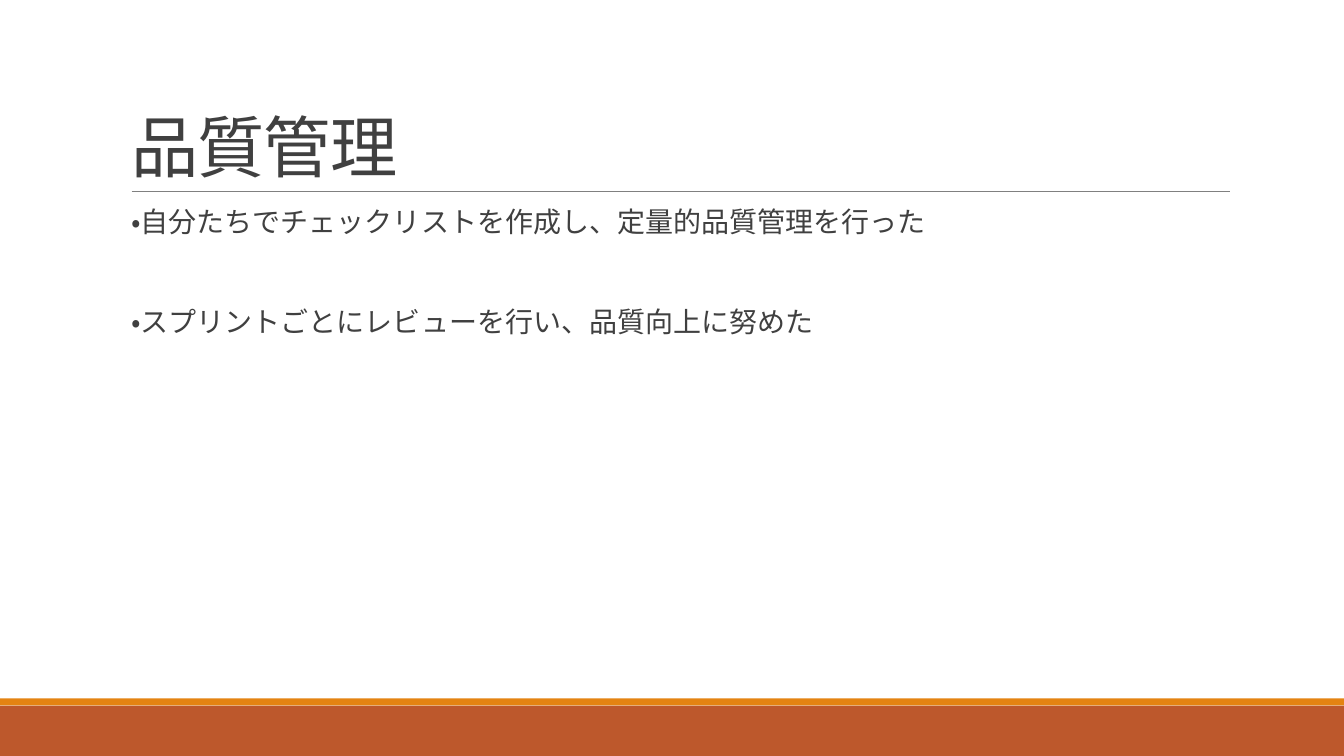
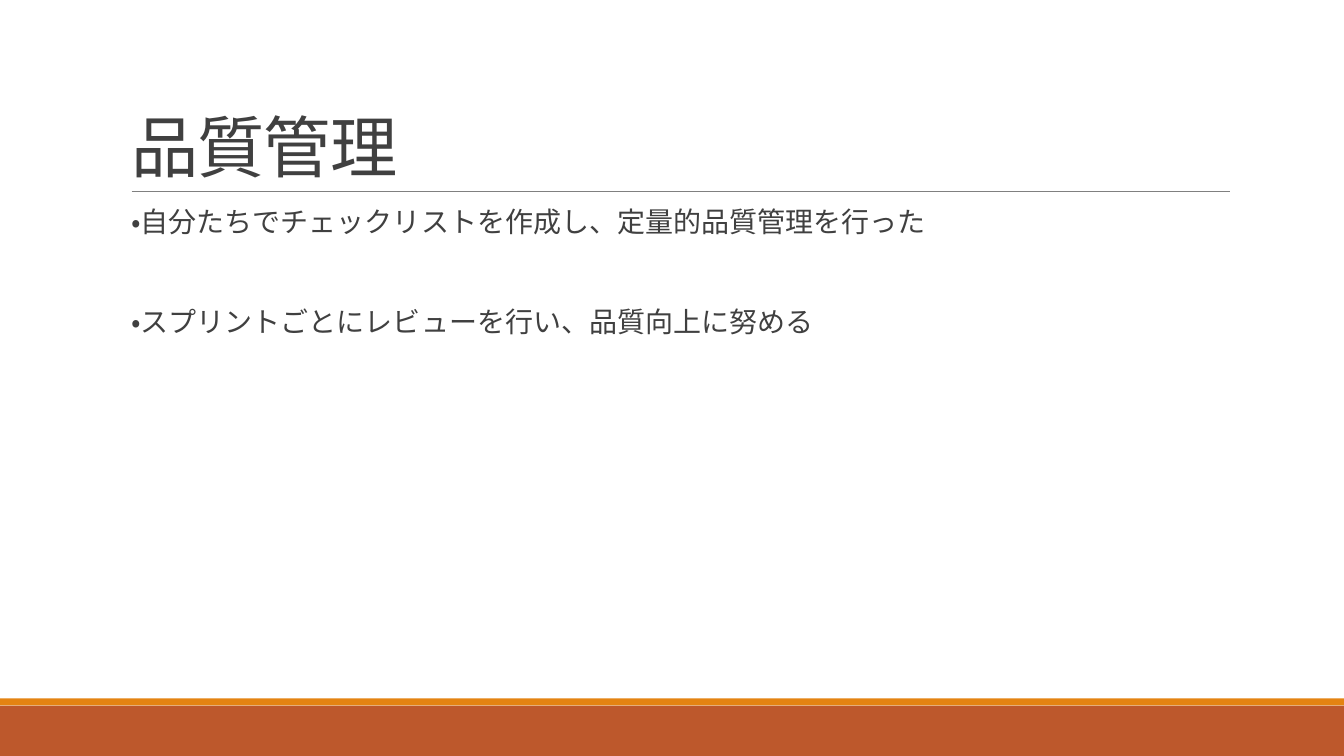
Before and after one commit to tomoyukikondo/yabukiC2017, a slide deck: slide 8 of 避難所情報サービス開発プロジェクト.pptx. Drawn at 1344x756 pixels with LibreOffice and Linux fonts; fonts in the diff are those of the drawing. Boxes give left, top, right and bottom in pixels: in the first picture for what was removed or moved away, otherwise in the second. Text is boxed around its words. In the diff, an @@ line names an element or a change of style, - is before the commit and + after.

```diff
--- a/避難所情報サービス開発プロジェクト.pptx
+++ b/避難所情報サービス開発プロジェクト.pptx
@@ text at (131, 308, 814, 335): text changed @@
-  ・スプリントごとにレビューを行い、品質向上に努めた
+  ・スプリントごとにレビューを行い、品質向上に努める
```
Also in this commit, not shown: 3 other slides changed, 1 slide removed, 1 other file.
